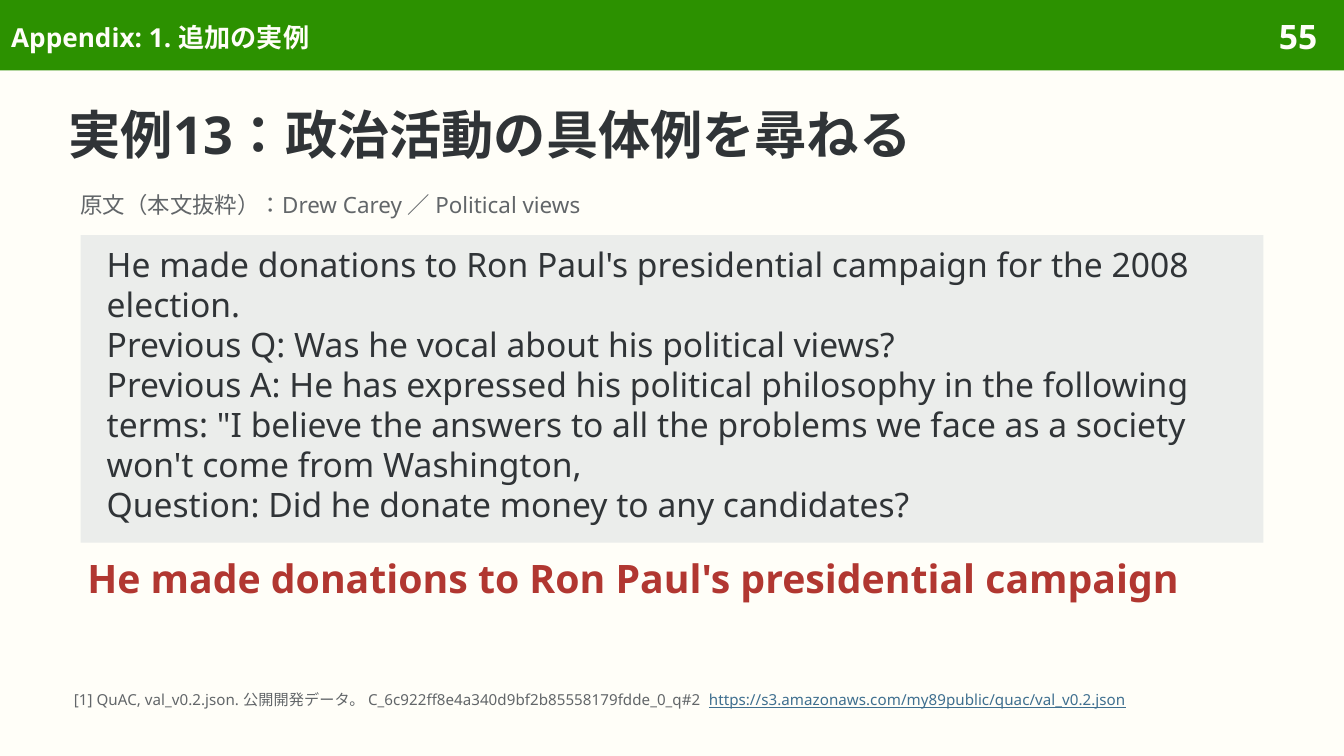
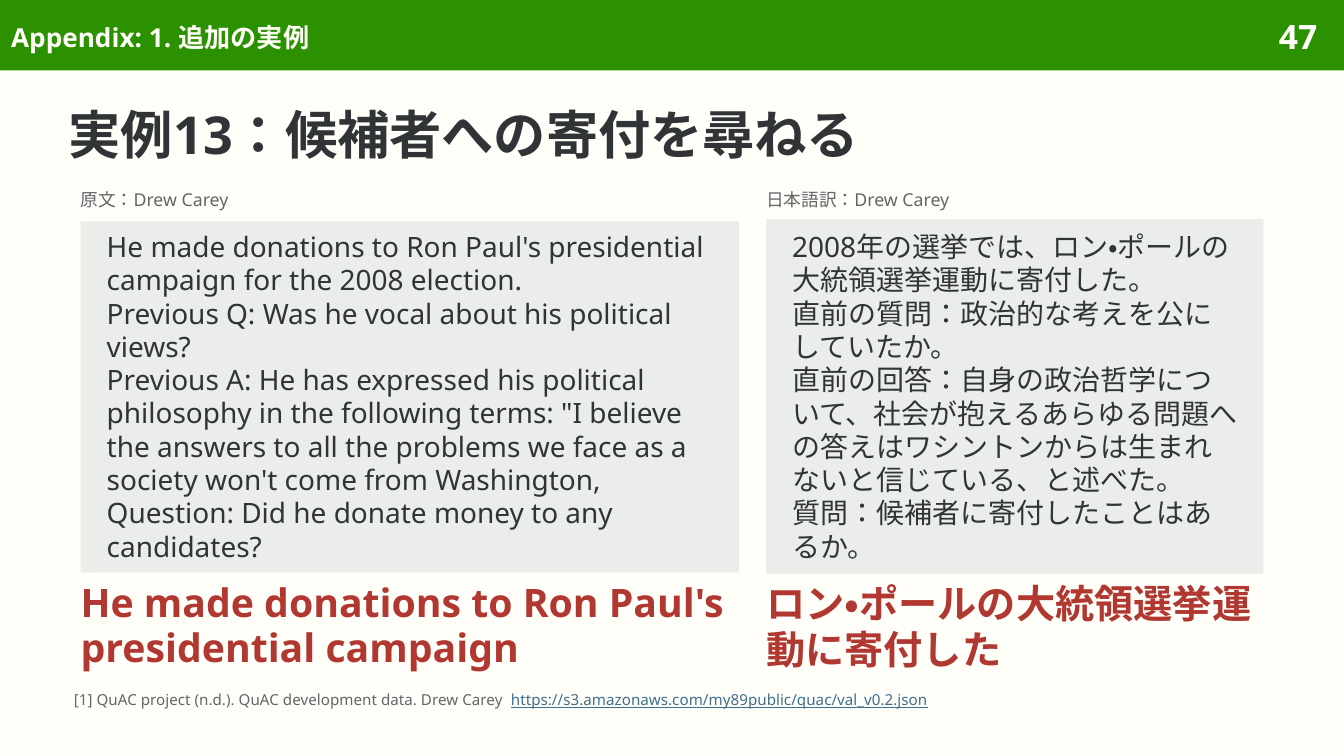
Before and after one commit to sasakiy84/datasets-in-10-minutes, a slide deck: slide 47 of slides/datasets-in-10-minutes-quac.pptx (slide 55 before the commit). Drawn at 1344x756 pixels with LibreOffice and Linux fonts; fonts in the diff are those of the drawing. Boxes give left, top, right and bottom in pixels: in the first picture for what was removed or moved away, otherwise in the second. Text is boxed around its words. In the diff, an @@ line names an element or a change of style, - is before the commit and + after.

```diff
--- a/slides/datasets-in-10-minutes-quac.pptx
+++ b/slides/datasets-in-10-minutes-quac.pptx
@@ page number at <box>1279,25,1317,49</box>: text changed @@
-55
+47
@@ title at <box>69,109,859,159</box>: text changed @@
-実例13：政治活動の具体例を尋ねる
+実例13：候補者への寄付を尋ねる
@@ text at <box>81,191,229,210</box>: text changed; size 12 to 9.5 pt @@
-原文（本文抜粋）：Drew Carey ／ Political views
+原文：Drew Carey
@@ text added at <box>766,191,949,210</box>, 9.5 pt, text #626669 @@
+日本語訳：Drew Carey
@@ rectangle "He made donations to Ron ...": place and size @@
-rectangle "He made donations to Ron ..." at <box>81,235,1263,543</box>
+rectangle "He made donations to Ron ..." at <box>81,222,739,573</box>
@@ rectangle "He made donations to Ron ..." at <box>81,222,739,573</box>: size 18 to 15 pt; line spacing 21.4pt to 17.8pt @@
@@ rectangle added at <box>766,219,1263,574</box>, fill #EBEDEB, 15 pt, text #303437 @@
+2008年の選挙では、ロン・ポールの大統領選挙運動に寄付した。
+直前の質問：政治的な考えを公にしていたか。
+直前の回答：自身の政治哲学について、社会が抱えるあらゆる問題への答えはワシントンからは生まれないと信じている、と述べた。
+質問：候補者に寄付したことはあるか。
@@ text "He made donations to Ron ..." rewrapped from <box>87,563,1178,603</box> to <box>81,587,724,672</box> @@
@@ text added at <box>766,584,1251,668</box>, 21 pt, text #B13731, bold @@
+ロン・ポールの大統領選挙運動に寄付した
@@ text at <box>74,693,927,709</box>: text changed; text colour #626669 to #3F6F8F @@
-[1] QuAC, val_v0.2.json. 公開開発データ。 C_6c922ff8e4a340d9bf2b85558179fdde_0_q#2 https://s3.amazonaws.com/my89public/quac/val_v0.2.json
+[1] QuAC project (n.d.). QuAC development data. Drew Carey https://s3.amazonaws.com/my89public/quac/val_v0.2.json
```
Also in this commit, not shown: 48 other slides changed, 1 slide added, 13 slides removed, 41 other files.
